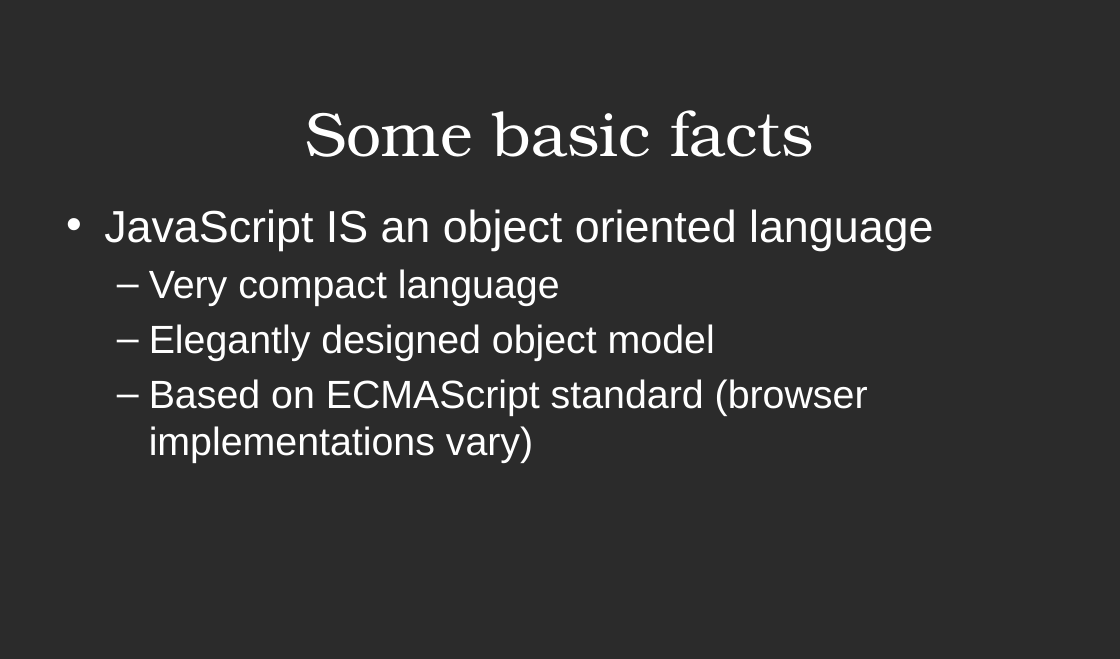
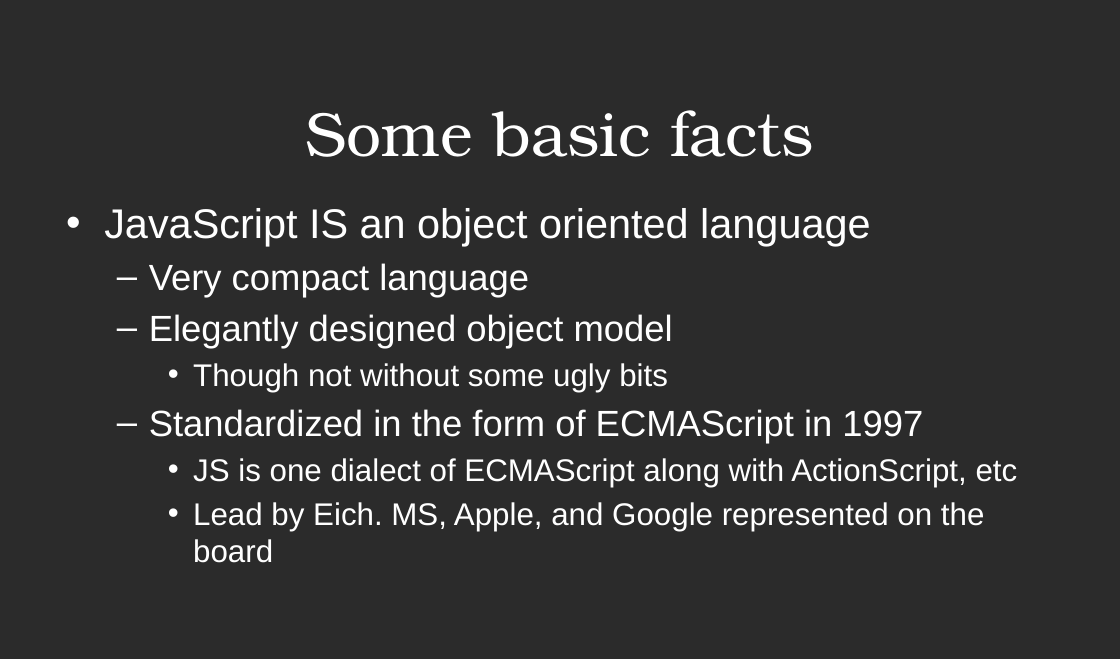
Before and after one commit to JasonOffutt/RefreshCache2011, a slide deck: slide 3 of js-bootcamp/js-bootcamp.pptx (slide 2 before the commit). Drawn at 1120x659 pixels with LibreOffice and Linux fonts; fonts in the diff are those of the drawing; background and template pictures are left out; a plain dark background stands for a picture behind light text. Boxes give left, top, right and bottom in pixels: in the first picture for what was removed or moved away, otherwise in the second. Text is boxed around its words. In the diff, an @@ line names an element or a change of style, - is before the commit and + after.

```diff
--- a/js-bootcamp/js-bootcamp.pptx
+++ b/js-bootcamp/js-bootcamp.pptx
@@ text at (x1=104, y1=208, x2=870, y2=349): size 49 to 45.3 pt in "JavaScript IS an object oriented language"; size 43 to 39.8 pt in "Very compact language", "Elegantly designed object model" @@
@@ text at (x1=149, y1=363, x2=1018, y2=563): text changed; size 43 to 34.2 pt @@
-  – Based on ECMAScript standard (browser implementations vary)
+    • Though not without some ugly bits
+  – Standardized in the form of ECMAScript in 1997
+    • JS is one dialect of ECMAScript along with ActionScript, etc
+    • Lead by Eich. MS, Apple, and Google represented on the board
```
Also in this commit, not shown: 3 other slides changed.
